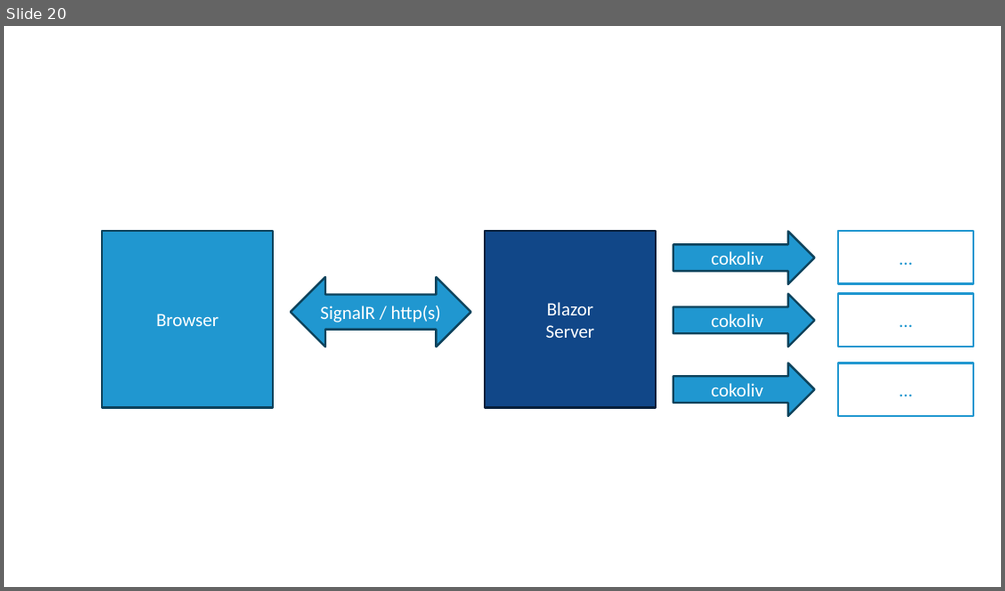
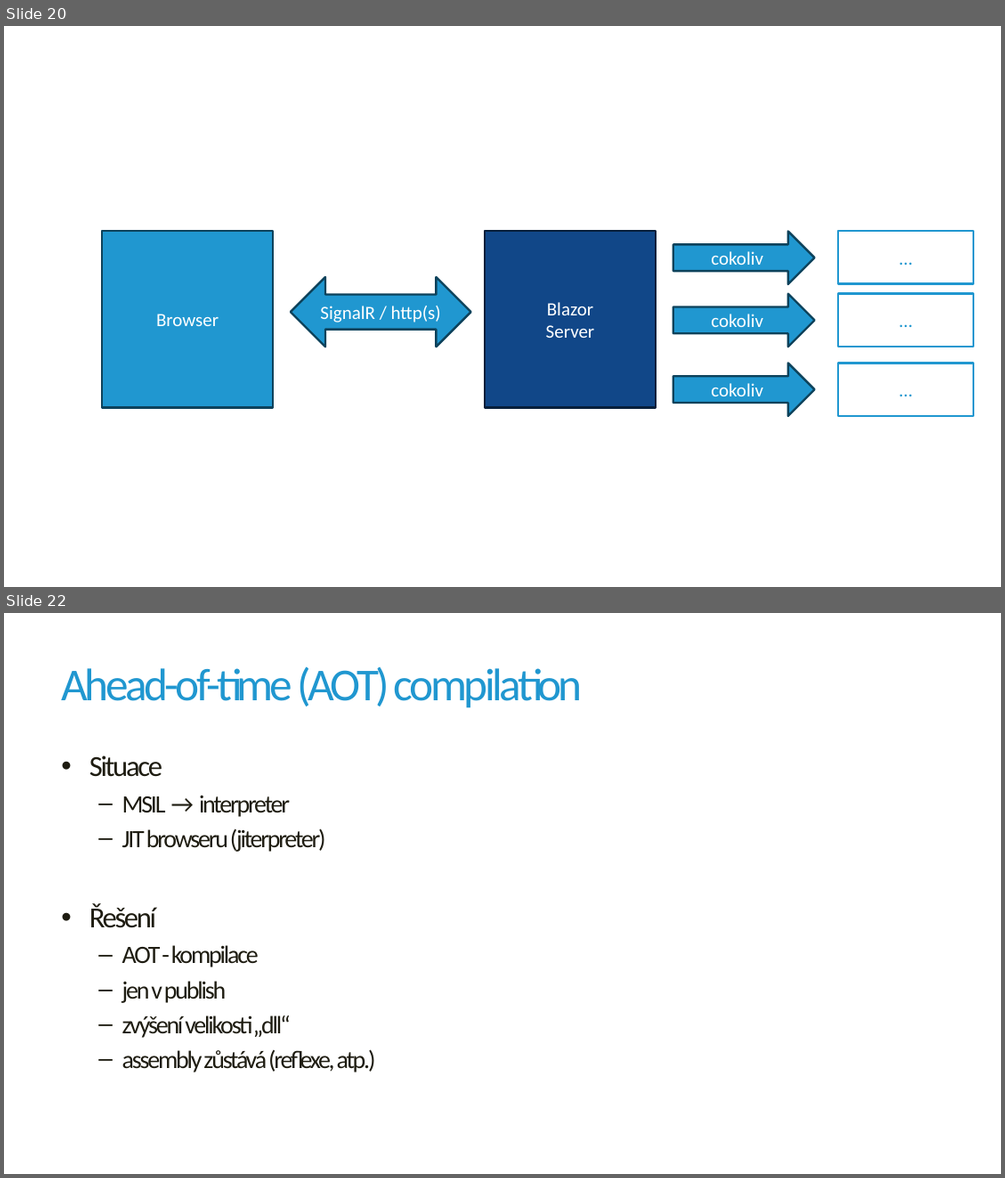
Before and after one commit to jirikanda/BlazorDemos, a slide deck: Presentation/01 - Blazor - Hostingové modely.pptx. Shown one above the other, each under a label of ours: slide 20 before the commit, slides 20 and 22 after it; the slides between them are not shown. The pictures are 1005x591 and 1005x1178 pixels, drawn with LibreOffice and Linux fonts; fonts in the diff are those of the drawing; background and template pictures are left out. Boxes give left, top, right and bottom in pixels: in the first picture for what was removed or moved away, otherwise in the second. Text is boxed around its words. In the diff, an @@ line names an element or a change of style, - is before the commit and + after.

```diff
--- a/Presentation/01 - Blazor - Hostingové modely.pptx
+++ b/Presentation/01 - Blazor - Hostingové modely.pptx
@@ slide 22 added at <box>4,613,1001,1174</box>, background #FFFFFF @@
@@ title added at <box>61,666,582,708</box>, 44 pt, text #2097D0 @@
+Ahead-of-time (AOT) compilation
@@ text added at <box>89,755,376,1072</box>, 24 pt, text #1E1C11 @@
+• Situace
+  – MSIL → interpreter
+  – JIT browseru (jiterpreter)
+• Řešení
+  – AOT - kompilace
+  – jen v publish
+  – zvýšení velikosti „dll“
+  – assembly zůstává (reflexe, atp.)
```
Also in this commit, not shown: 2 slides changed, 2 other slides added, 6 other files.
